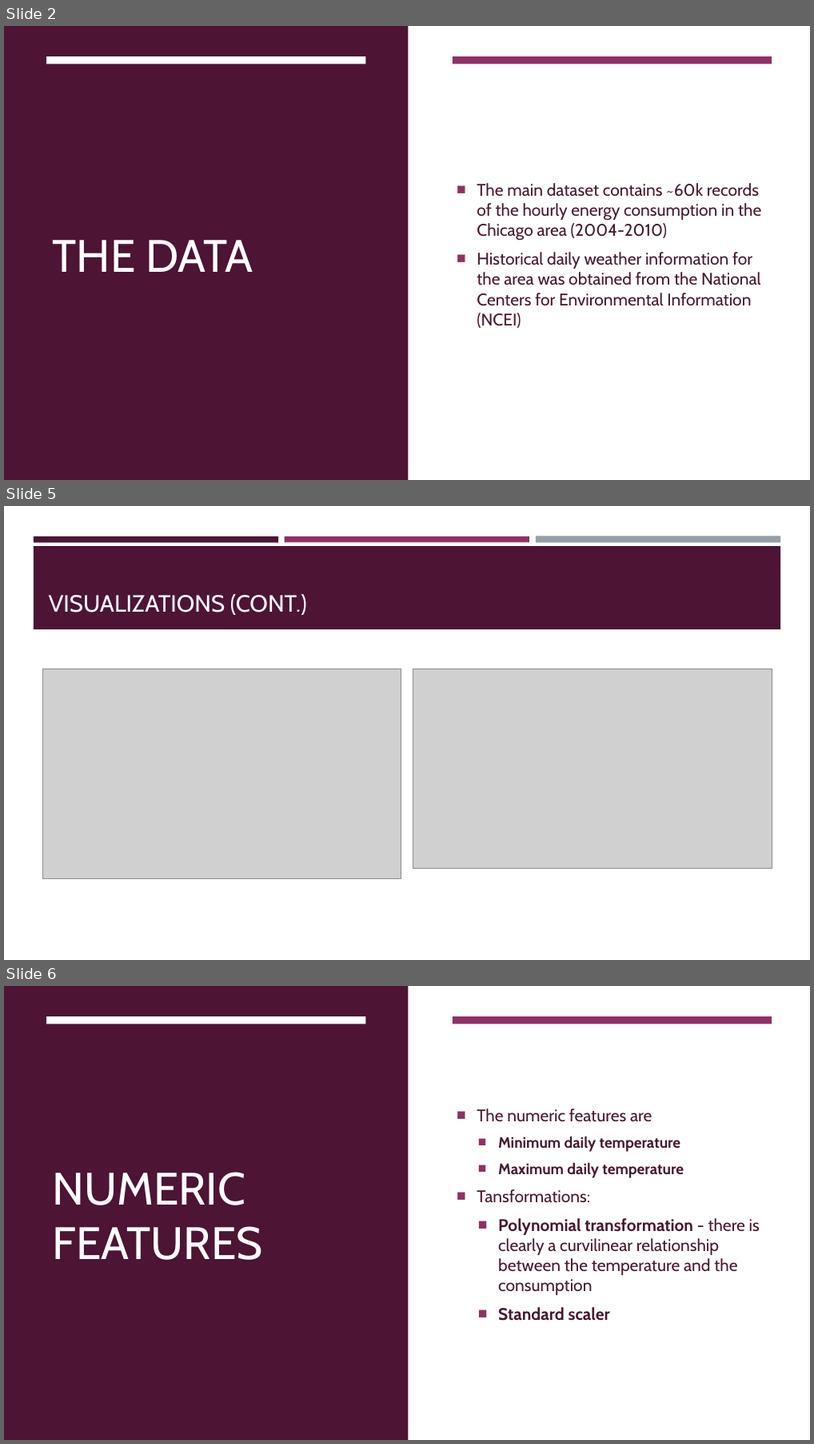
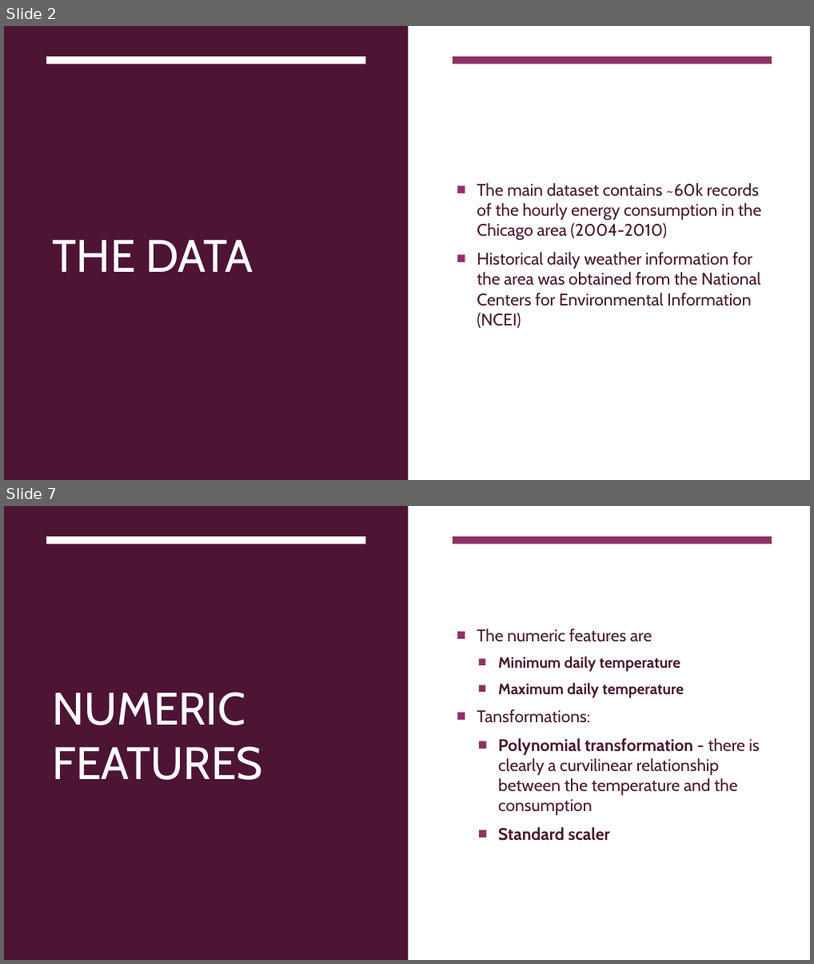
Before and after one commit to rudymalhi/data-science-course-final-project, a slide deck: Energy Consumtion Presentation.pptx. Shown one above the other, each under a label of ours: slides 2, 5 and 6 before the commit, slides 2 and 7 after it; the slides between them are not shown. The pictures are 814x1444 and 814x964 pixels, drawn with LibreOffice and Linux fonts; fonts in the diff are those of the drawing; grey boxes stand for pictures. Boxes give left, top, right and bottom in pixels: in the first picture for what was removed or moved away, otherwise in the second. Text is boxed around its words. In the diff, an @@ line names an element or a change of style, - is before the commit and + after.

```diff
--- a/Energy Consumtion Presentation.pptx
+++ b/Energy Consumtion Presentation.pptx
@@ slide 5 removed at bbox=[4, 506, 810, 960], background #FFFFFF @@
@@ rectangle removed at bbox=[34, 536, 278, 542] @@
@@ rectangle removed at bbox=[34, 546, 782, 629] @@
@@ rectangle removed at bbox=[285, 536, 530, 542] @@
@@ rectangle removed at bbox=[536, 536, 781, 543] @@
@@ title removed at bbox=[49, 594, 307, 615] @@
-VISUALIZATIONS (CONT.)
@@ picture removed at bbox=[42, 668, 402, 879] @@
@@ picture removed at bbox=[414, 668, 772, 868] @@
@@ what was slide 6 is now slide 7 @@
```
Also in this commit, not shown: 2 slides changed, 3 slides added, 1 other slide removed.
